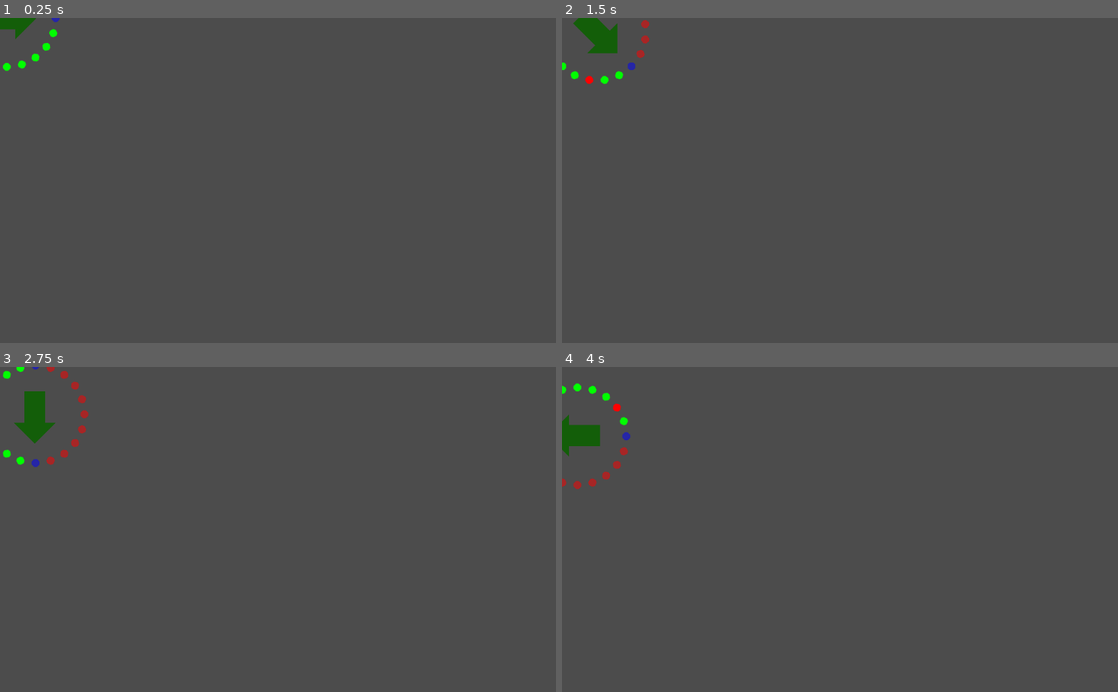
Above: before the commit, frames 1-4 (two rows, left to right).
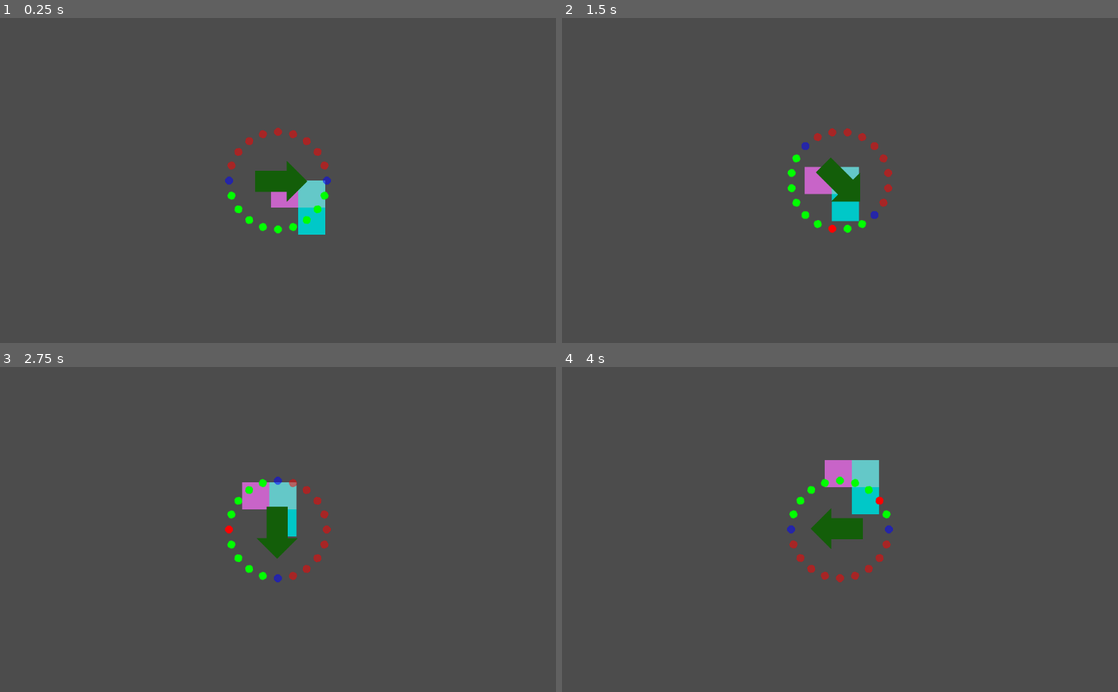
Above: after the commit, the same moments.

Repository: drunnells/buttonCommand
Game: Godot game, scene res://main.tscn
Two runs of this game, one before a commit and one after it. Both use one fixed random seed, a clock stepped at 60 frames per second and the inputs below.
Inputs:
- Up to frame 1 (0.25 s): no input
- Up to frame 2 (1.5 s): tap Space at 0.77 s
- Up to frame 3 (2.75 s): tap Space at 1.52 s
- Up to frame 4 (4 s): tap Space at 3.02, 3.77 s

The runs differ from the first frame. In frame 1, 2.5% of the frame differs, in the area x 0-60%, y 0-67%; in frame 2, 2.7%; in frame 3, 3.1%; in frame 4, 3.2%, in the area x 0-60%, y 4-67%.

Commit message:
Started map handling

Diff:
--- a/main.tscn
+++ b/main.tscn
@@ -1,14 +1,29 @@
-[gd_scene load_steps=4 format=2]
+[gd_scene load_steps=5 format=2]
 
 [ext_resource path="res://controlDots.gd" type="Script" id=1]
 [ext_resource path="res://main.gd" type="Script" id=2]
 [ext_resource path="res://player.gd" type="Script" id=3]
+[ext_resource path="res://mazeMap.gd" type="Script" id=4]
 
 [node name="main" type="Node2D"]
 script = ExtResource( 2 )
 
+[node name="mazeMap" type="Node2D" parent="."]
+position = Vector2( -2000, -2000 )
+scale = Vector2( 4000, 4000 )
+script = ExtResource( 4 )
+
+[node name="wallSprite" type="Sprite" parent="mazeMap"]
+scale = Vector2( 0.00025, 0.00025 )
+
+[node name="Polygon2D" type="Polygon2D" parent="mazeMap/wallSprite"]
+polygon = PoolVector2Array( 0, 0, 50, 0, 50, 50, 0, 50 )
+
 [node name="playerSprite" type="KinematicBody2D" parent="."]
 script = ExtResource( 3 )
+
+[node name="RemoteTransform2D" type="RemoteTransform2D" parent="playerSprite"]
+remote_path = NodePath("../../Camera2D")
 
 [node name="controlDots" type="Node2D" parent="playerSprite"]
 position = Vector2( 1.14441e-05, 0.199997 )
@@ -31,3 +46,6 @@
 scale = Vector2( 0.3, 0.3 )
 color = Color( 0.0745098, 0.368627, 0.0352941, 1 )
 polygon = PoolVector2Array( 192, 64, 384, 64, 384, 0, 512, 128, 384, 256, 384, 192, 192, 192 )
+
+[node name="Camera2D" type="Camera2D" parent="."]
+current = true
--- /dev/null
+++ b/mazeMap.gd
@@ -0,0 +1,24 @@
+extends Node2D
+
+var mapSize = scale
+var mapGridSize = Vector2(80,80)
+var mapCellSize = Vector2( mapSize.x/mapGridSize.x, mapSize.y/mapGridSize.y )
+
+func _ready():
+	addWallSprite(40,40,Color8(200,100,200))
+	addWallSprite(41,40,Color8(100,200,200))
+	addWallSprite(41,41,Color8(0,200,200))
+	print(String(mapCellSize))
+
+func addWallSprite(inX,inY,color):
+	var newWallSprite = $wallSprite.duplicate()
+	newWallSprite.modulate = color
+	#newWallSprite.scale = mapCellSize
+	newWallSprite.position = Vector2(inX/mapGridSize.x,inY/mapGridSize.y)
+	add_child(newWallSprite)
+#	$wallSprite.position = Vector2(0.5,0.5)
+
+#func load():
+#  var file = FileAccess.open("user://save_game.dat", FileAccess.READ)
+#  var content = file.get_as_text()
+#  return content
